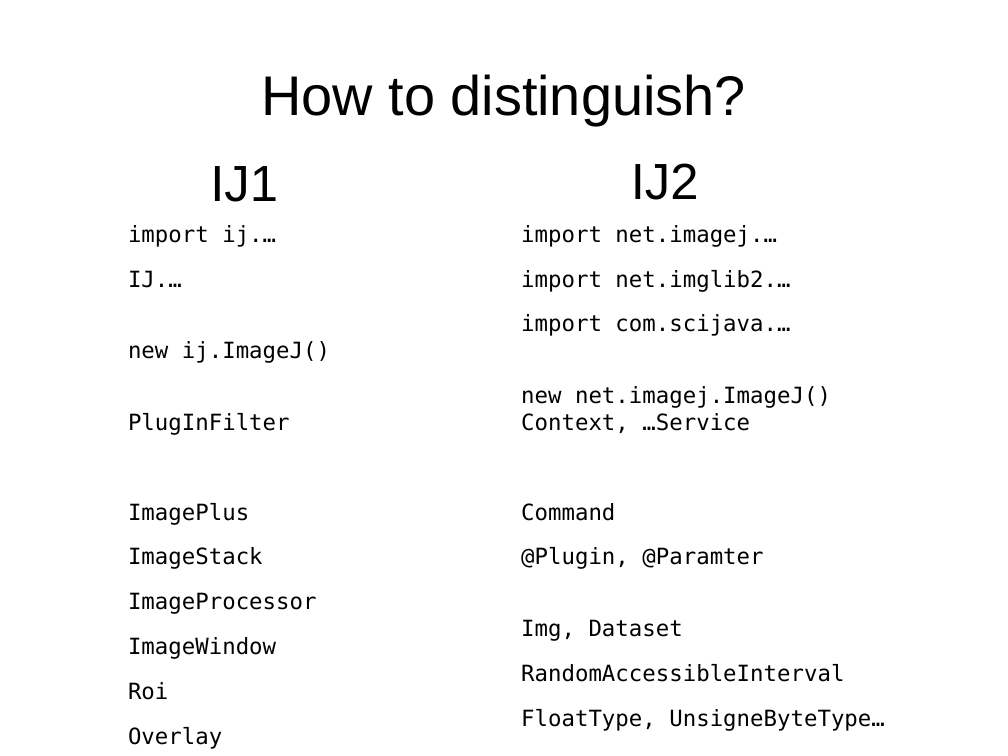
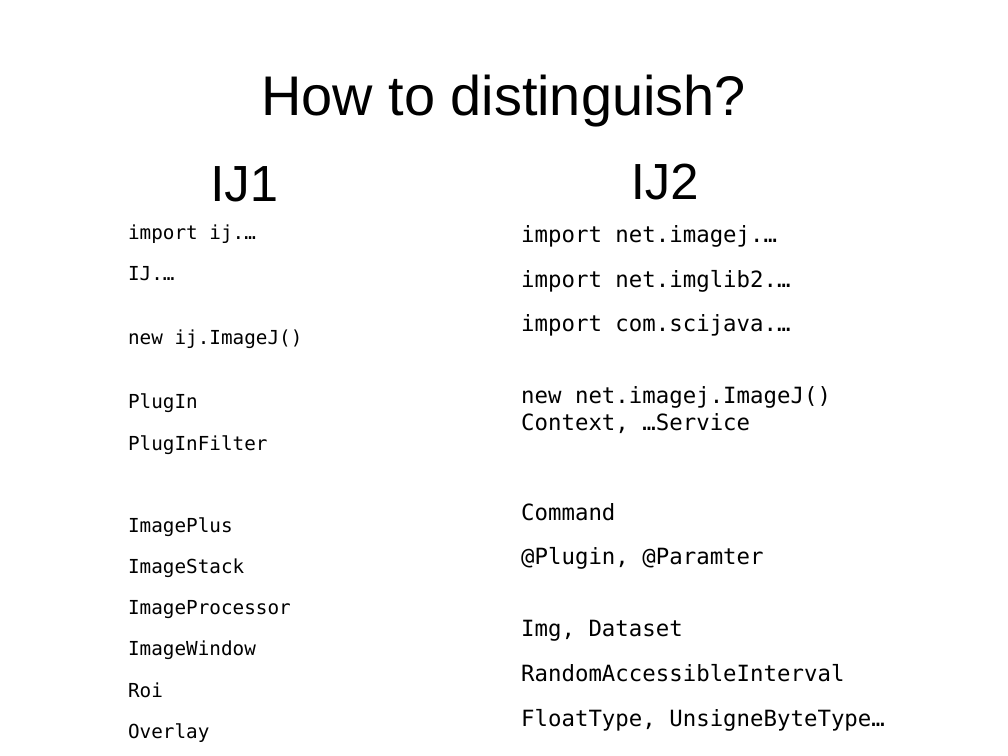
Before and after one commit to maarzt/imagej-legacy-course, a slide deck: slide 9 of slides/presentation.odp. Drawn at 1008x756 pixels with LibreOffice and Linux fonts; fonts in the diff are those of the drawing. Boxes give left, top, right and bottom in pixels: in the first picture for what was removed or moved away, otherwise in the second. Text is boxed around its words. In the diff, an @@ line names an element or a change of style, - is before the commit and + after.

```diff
--- a/slides/presentation.odp
+++ b/slides/presentation.odp
@@ text at (128,224,303,742): size 17.6 to 15.2 pt @@
@@ text at (128,393,198,412): paragraph added @@
+PlugIn
```
Also in this commit, not shown: 9 other slides changed, 1 other file.
